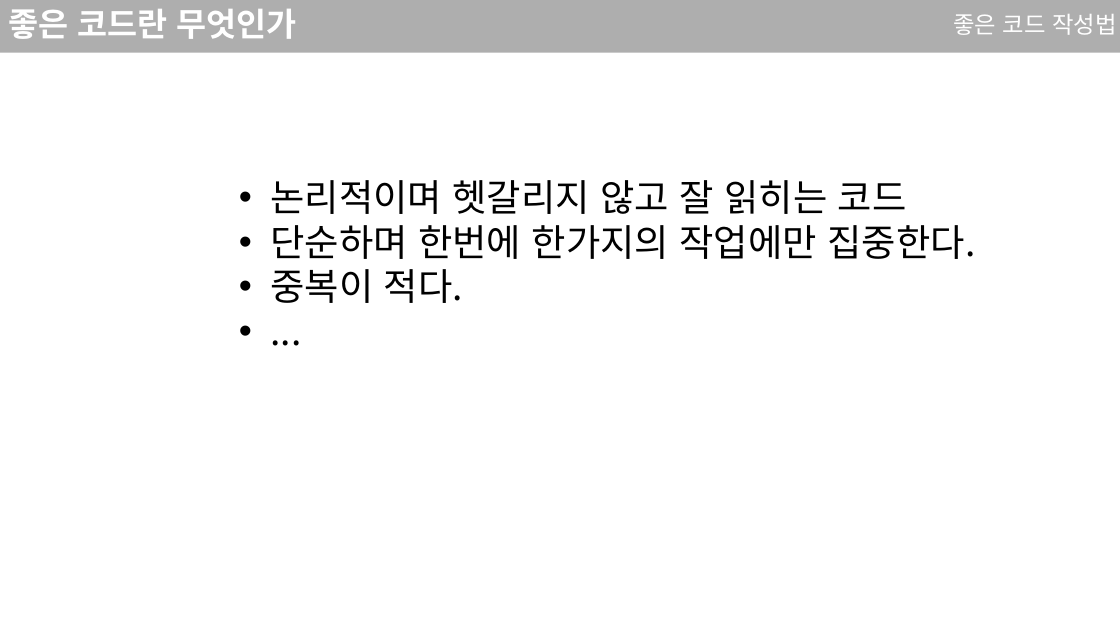
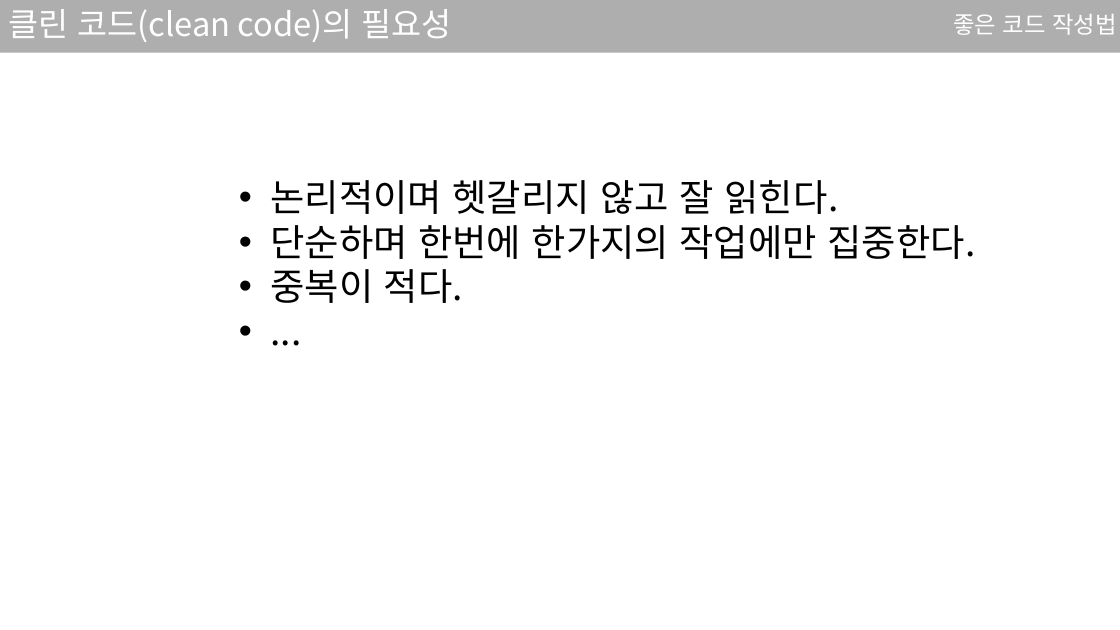
Before and after one commit to sjsjsj1246/EC_C_Language_Study, a slide deck: slide 4 of ppt/8강.pptx (slide 6 before the commit). Drawn at 1120x630 pixels with LibreOffice and Linux fonts; fonts in the diff are those of the drawing. Boxes give left, top, right and bottom in pixels: in the first picture for what was removed or moved away, otherwise in the second. Text is boxed around its words. In the diff, an @@ line names an element or a change of style, - is before the commit and + after.

```diff
--- a/ppt/8강.pptx
+++ b/ppt/8강.pptx
@@ title at box(8, 9, 452, 42): text changed; bold off @@
-좋은 코드란 무엇인가
+클린 코드(clean code)의 필요성
@@ text at box(270, 180, 838, 214): text changed @@
-• 논리적이며 헷갈리지 않고 잘 읽히는 코드
+• 논리적이며 헷갈리지 않고 잘 읽힌다.
```
Also in this commit, not shown: 1 other file.
